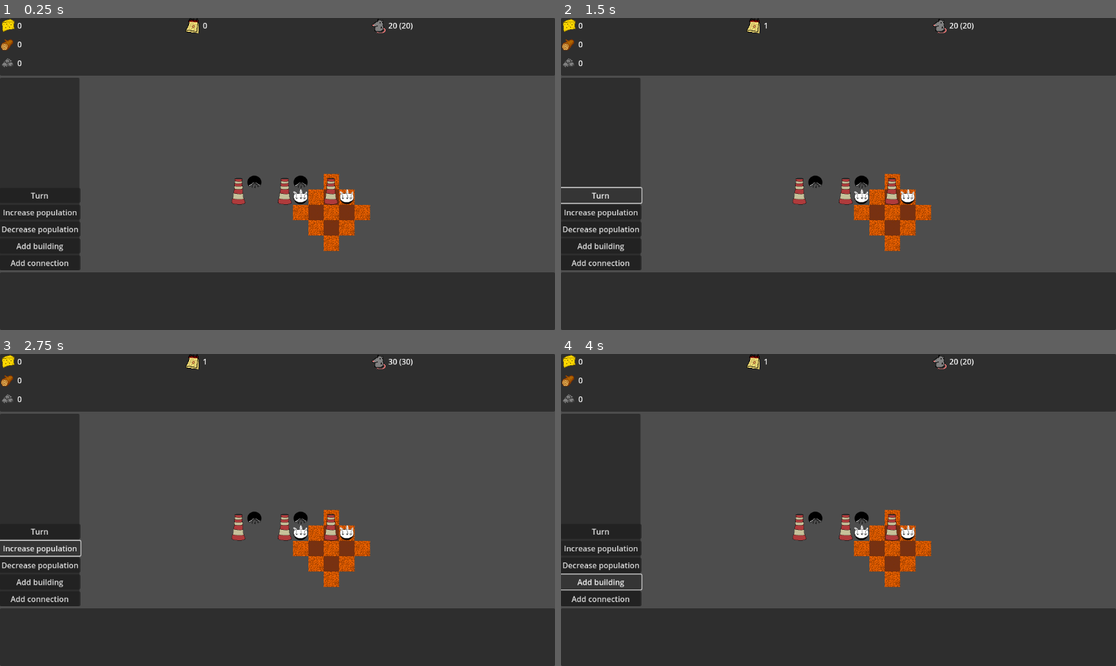
Above: before the commit, frames 1-4 (two rows, left to right).
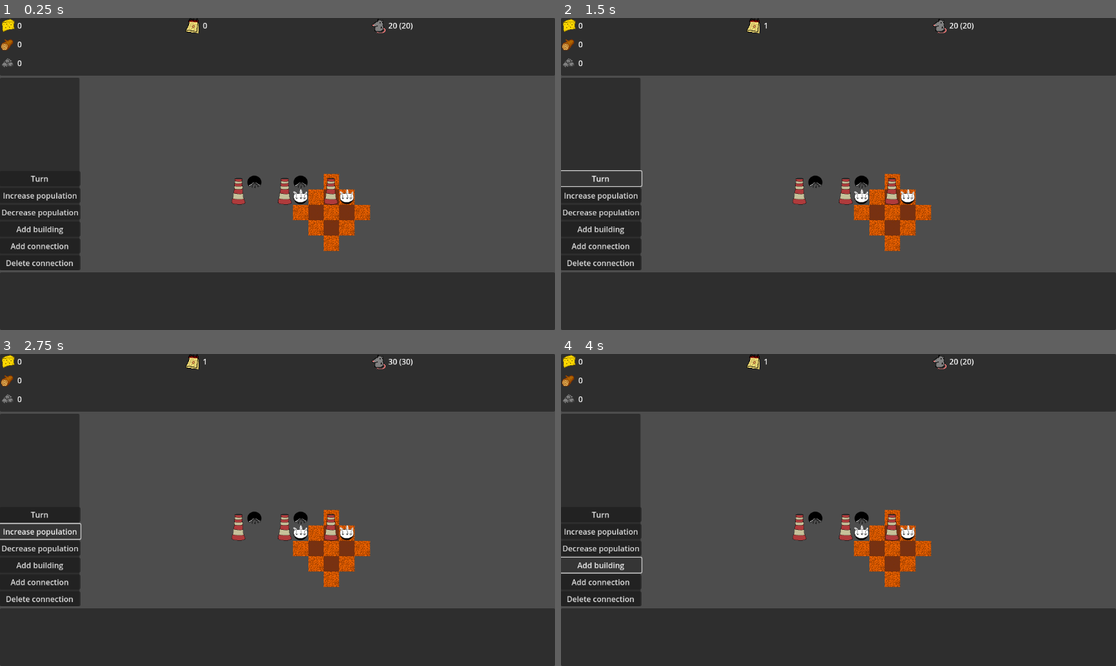
Above: after the commit, the same moments.

Repository: Roling551/td
Game: Godot game, scene res://scenes/node_2d.tscn
Same seed, same stepped clock (60 frames per second), same inputs: the game is played once before the commit and once after it.
Inputs:
- Up to frame 1 (0.25 s): no input
- Up to frame 2 (1.5 s): click "Add connection" at 0.5 s; click "Turn" at 1.25 s
- Up to frame 3 (2.75 s): click "Increase population" at 2 s
- Up to frame 4 (4 s): click "Decrease population" at 2.75 s; click "Add building" at 3.5 s

The runs differ from the first frame. In frame 1, 0.8% of the frame differs, in the area x 0-15%, y 49-80%; in frame 2, 1.0%; in frame 3, 1.0%; in frame 4, 1.0%.

Commit message:
Add deleting of connections

Diff:
--- a/scripts/building_tiles/InputTile.gd
+++ b/scripts/building_tiles/InputTile.gd
@@ -13,3 +13,6 @@
 
 func connect_tile(_output_tile):
 	pass
+
+func unconnect():
+	pass
--- a/scripts/building_tiles/OutputTile.gd
+++ b/scripts/building_tiles/OutputTile.gd
@@ -10,6 +10,9 @@
 func connect_tile(_input_tile):
 	input_tile = _input_tile
 
+func unconnect():
+	input_tile = null
+
 func forward(payload):
 	if input_tile != null:
 		input_tile.forward(payload)
--- a/scripts/connections/Connection.gd
+++ b/scripts/connections/Connection.gd
@@ -2,6 +2,14 @@
 class_name Connection
 
 var sprite
+var input
+var input_location
+var output
+var output_location
 
-func _init(_sprite):
+func _init(_sprite, _output, _output_location, _input, _input_location):
 	sprite = _sprite
+	input = _input
+	input_location = _input_location
+	output = _output
+	output_location = _output_location
--- a/scripts/connections/ConnectionsList.gd
+++ b/scripts/connections/ConnectionsList.gd
@@ -27,5 +27,20 @@
 	sprite_node.region_rect = Rect2(0,0,64 * length,64)
 	sprite_node.rotation = position_o.direction_to(position_i).angle()
 
+	var connection = Connection.new(sprite_node, tile_o, [tile_map_o, location_o], tile_i, [tile_map_i, location_i])
+	connections[[tile_map_o, location_o]] = connection
+	connections[[tile_map_i, location_i]] = connection
+
+func delete_connection(tile_map, tile_location):
+	var connection: Connection = connections.get([tile_map, tile_location])
+	if connection == null:
+		return
+	tile_map.remove_child(connection.sprite)
+	connection.sprite.queue_free()
+	connection.input.unconnect()
+	connection.output.unconnect()
+	connections.erase(connection.input_location)
+	connections.erase(connection.output_location)
+
 func tile_to_world_position(tile_map, tile_pos):
 	return tile_map.map_to_local(tile_pos) + tile_map.global_position
--- a/scripts/main/DevActions.gd
+++ b/scripts/main/DevActions.gd
@@ -8,7 +8,8 @@
 	"Increase population": func(): change_population(10),
 	"Decrease population": func(): change_population(-10),
 	"Add building": func(): main.main_ui.set_action(add_building_action),
-	"Add connection": func(): set_add_connection_action();
+	"Add connection": func(): set_add_connection_action(),
+	"Delete connection": func(): main.main_ui.set_action(delete_connection_action)
 }
 
 func change_population(change):
@@ -16,6 +17,9 @@
 
 func add_building_action(tile_map, tile_position):
 	main.add_building("transformer",tile_map, tile_position)
+
+func delete_connection_action(tile_map, tile_position):
+	main.connections_list.delete_connection(tile_map, tile_position)
 
 func set_add_connection_action():
 	main.main_ui.set_2_point_action(
